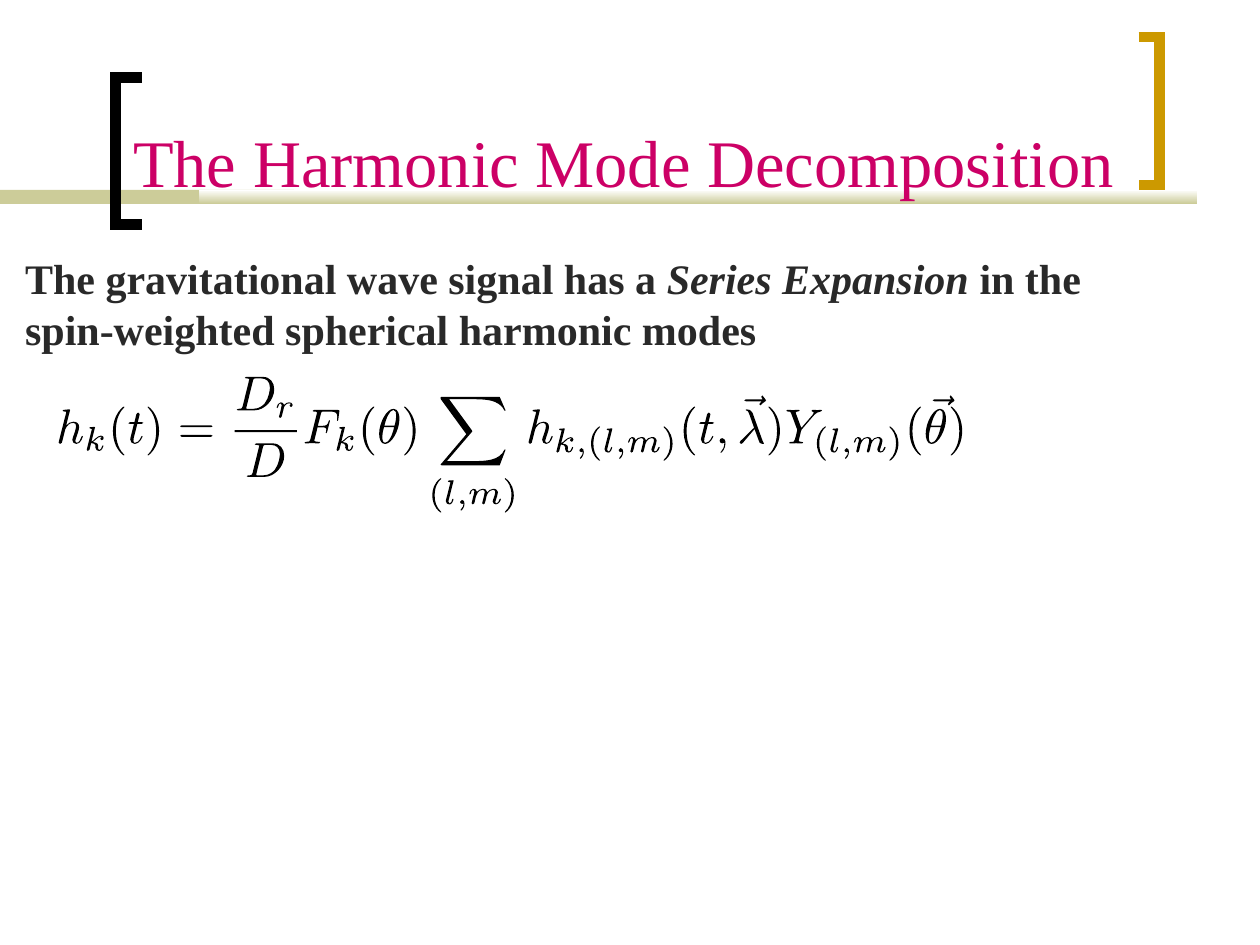
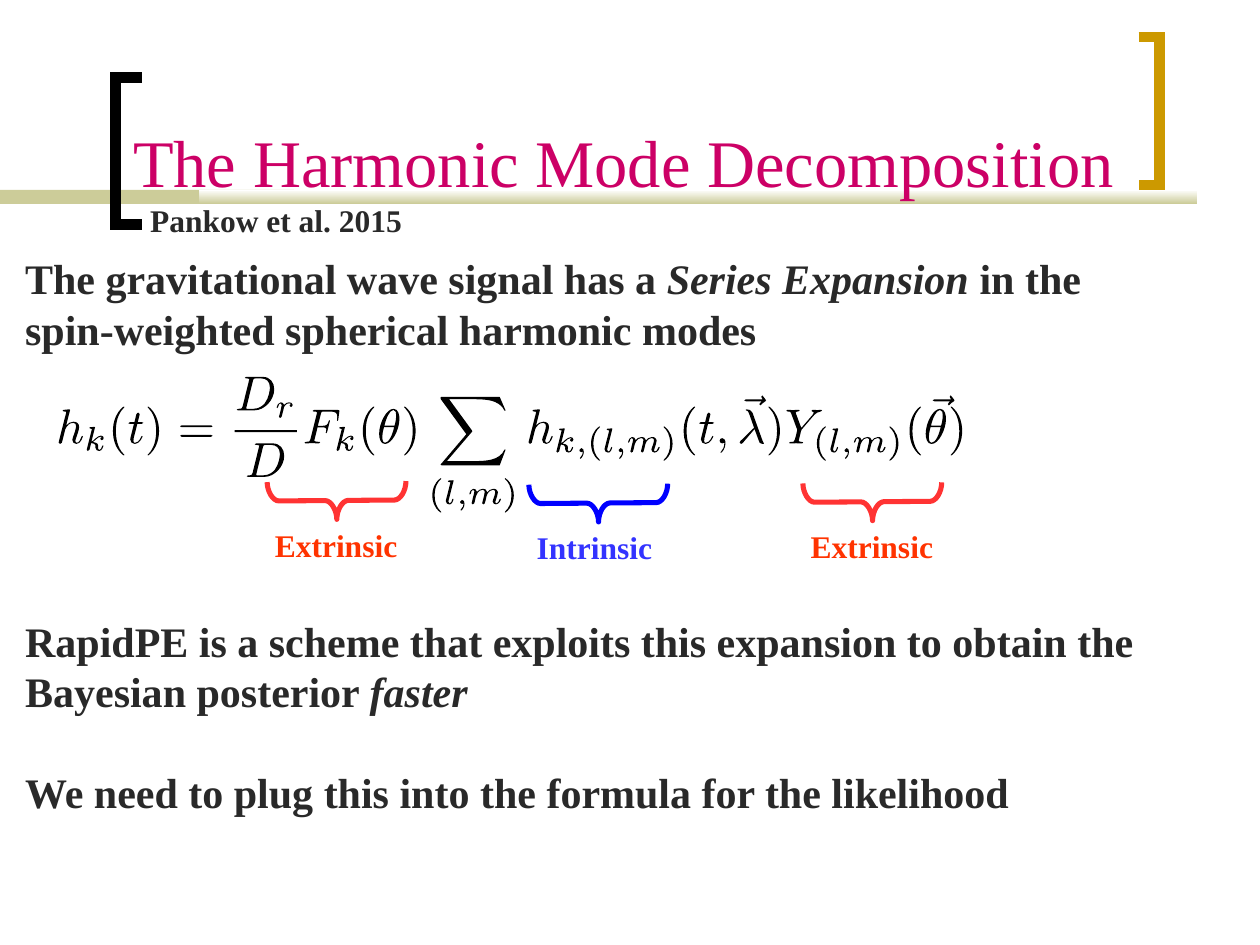
Before and after one commit to brandonbm00/Projects, a slide deck: slide 29 of Gradschool/thesis/talk/msthesis.odp (slide 28 before the commit). Drawn at 1260x945 pixels with LibreOffice and Linux fonts; fonts in the diff are those of the drawing. Boxes give left, top, right and bottom in pixels: in the first picture for what was removed or moved away, otherwise in the second. Text is boxed around its words. In the diff, an @@ line names an element or a change of style, - is before the commit and + after.

Commit message:
slides

```diff
--- a/Gradschool/thesis/talk/msthesis.odp
+++ b/Gradschool/thesis/talk/msthesis.odp
@@ text added at bbox=[150, 210, 402, 233], 18 pt, text #292929, bold @@
+Pankow et al. 2015
@@ freeform shape added at bbox=[267, 481, 406, 520], outline #FF3333 2.89 pt @@
@@ freeform shape added at bbox=[529, 483, 668, 522], outline #0000FF 2.89 pt @@
@@ freeform shape added at bbox=[802, 482, 941, 521], outline #FF3333 2.89 pt @@
@@ text added at bbox=[275, 535, 397, 558], 18 pt, text #FF3300, bold @@
+Extrinsic
@@ text added at bbox=[537, 537, 652, 560], 18 pt, text #3333FF, bold @@
+Intrinsic
@@ text added at bbox=[811, 536, 933, 559], 18 pt, text #FF3300, bold @@
+Extrinsic
@@ text added at bbox=[25, 628, 1133, 817], 24 pt, text #292929, bold @@
+RapidPE is a scheme that exploits this expansion to obtain the
+Bayesian posterior faster
+We need to plug this into the formula for the likelihood
```
Also in this commit, not shown: 12 other slides changed, 15 slides added, 3 slides removed.
